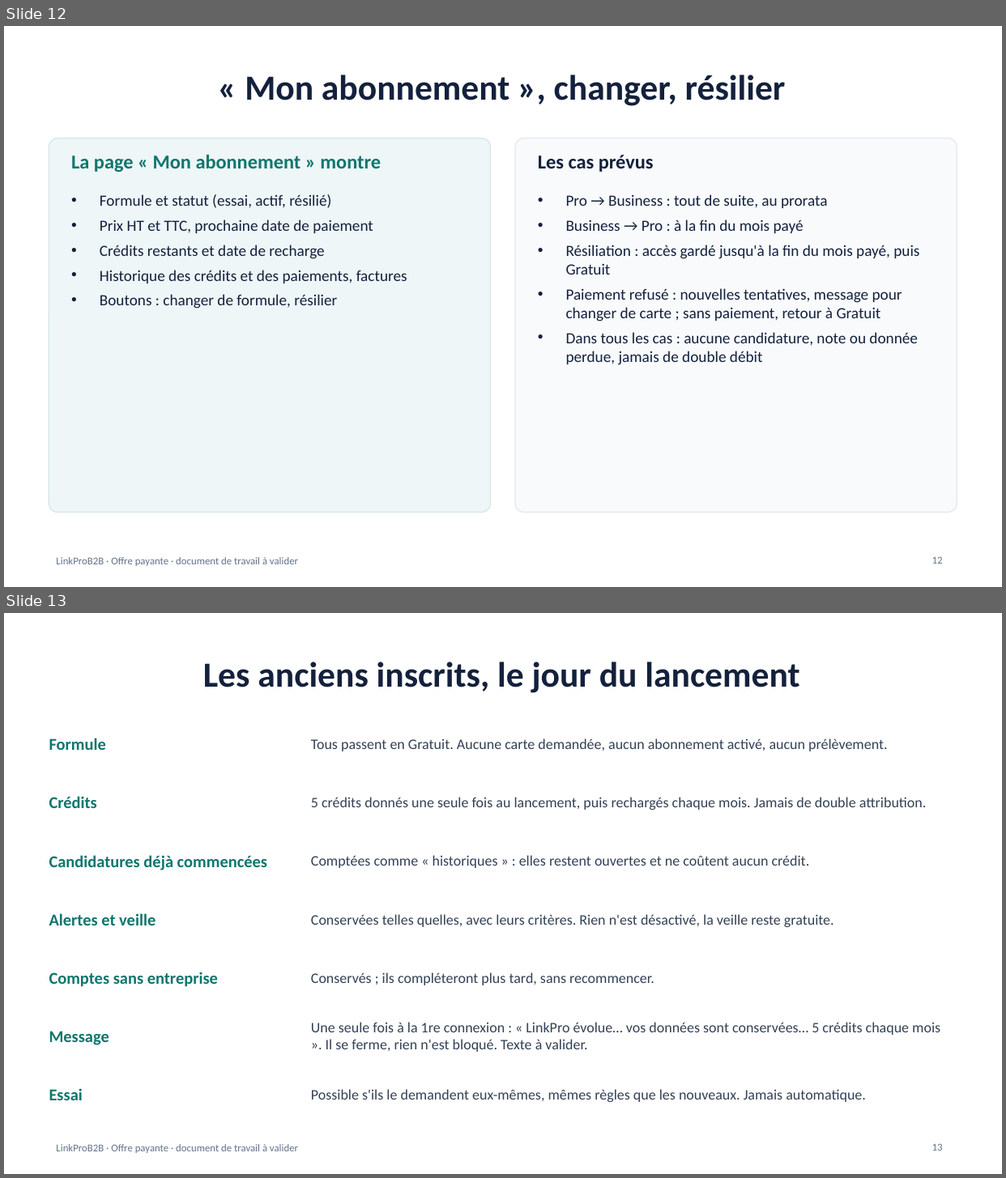
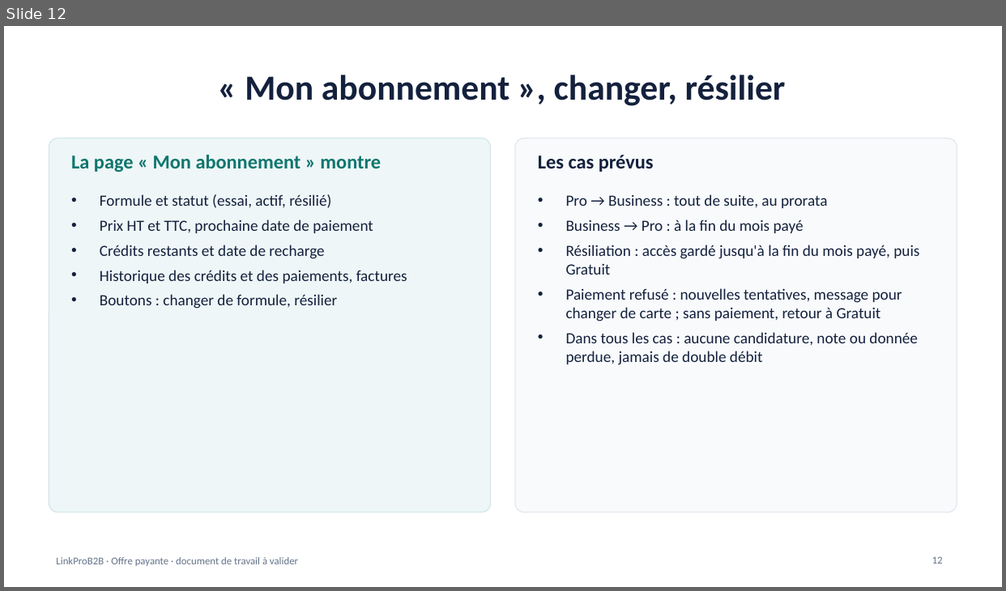
Before and after one commit to NAGAGNON/agora-b2b-plateform, a slide deck: docs/offre-payante-lancement.pptx. Shown one above the other, each under a label of ours: slides 12 and 13 before the commit, slide 12 after it. The pictures are 1006x1178 and 1006x591 pixels, drawn with LibreOffice and Linux fonts; fonts in the diff are those of the drawing. Boxes give left, top, right and bottom in pixels: in the first picture for what was removed or moved away, otherwise in the second. Text is boxed around its words. In the diff, an @@ line names an element or a change of style, - is before the commit and + after.

```diff
--- a/docs/offre-payante-lancement.pptx
+++ b/docs/offre-payante-lancement.pptx
@@ slide 13 removed at (x1=4, y1=613, x2=1002, y2=1174), background #FFFFFF; not listed: 1 template element that a slide beside it also shows @@
@@ title removed at (x1=203, y1=662, x2=799, y2=693) @@
-Les anciens inscrits, le jour du lancement
@@ text removed at (x1=49, y1=738, x2=106, y2=750) @@
-Formule
@@ text removed at (x1=311, y1=739, x2=888, y2=752) @@
-Tous passent en Gratuit. Aucune carte demandée, aucun abonnement activé, aucun prélèvement.
@@ text removed at (x1=49, y1=796, x2=97, y2=808) @@
-Crédits
@@ text removed at (x1=311, y1=797, x2=927, y2=810) @@
-5 crédits donnés une seule fois au lancement, puis rechargés chaque mois. Jamais de double attribution.
@@ text removed at (x1=49, y1=855, x2=267, y2=871) @@
-Candidatures déjà commencées
@@ text removed at (x1=311, y1=855, x2=810, y2=868) @@
-Comptées comme « historiques » : elles restent ouvertes et ne coûtent aucun crédit.
@@ text removed at (x1=49, y1=914, x2=155, y2=926) @@
-Alertes et veille
@@ text removed at (x1=311, y1=914, x2=834, y2=927) @@
-Conservées telles quelles, avec leurs critères. Rien n'est désactivé, la veille reste gratuite.
@@ text removed at (x1=49, y1=972, x2=218, y2=987) @@
-Comptes sans entreprise
@@ text removed at (x1=311, y1=973, x2=654, y2=986) @@
-Conservés ; ils compléteront plus tard, sans recommencer.
@@ text removed at (x1=311, y1=1022, x2=940, y2=1052) @@
-Une seule fois à la 1re connexion : « LinkPro évolue… vos données sont conservées… 5 crédits chaque mois ». Il se ferme, rien n'est bloqué. Texte à valider.
@@ text removed at (x1=49, y1=1031, x2=109, y2=1046) @@
-Message
@@ text removed at (x1=49, y1=1088, x2=83, y2=1101) @@
-Essai
@@ text removed at (x1=311, y1=1089, x2=866, y2=1102) @@
-Possible s'ils le demandent eux-mêmes, mêmes règles que les nouveaux. Jamais automatique.
@@ page number removed at (x1=932, y1=1144, x2=943, y2=1151) @@
-13
```
Also in this commit, not shown: 7 slides changed, 2 slides added, 5 other files.
